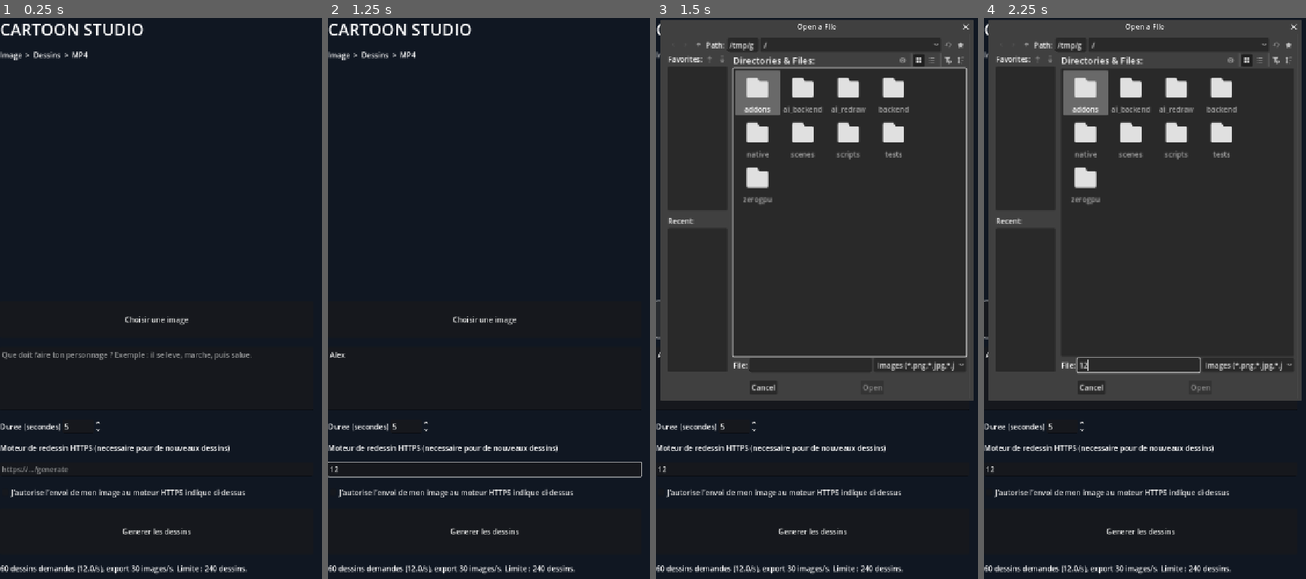
Above: before the commit, frames 1-4 (left to right).
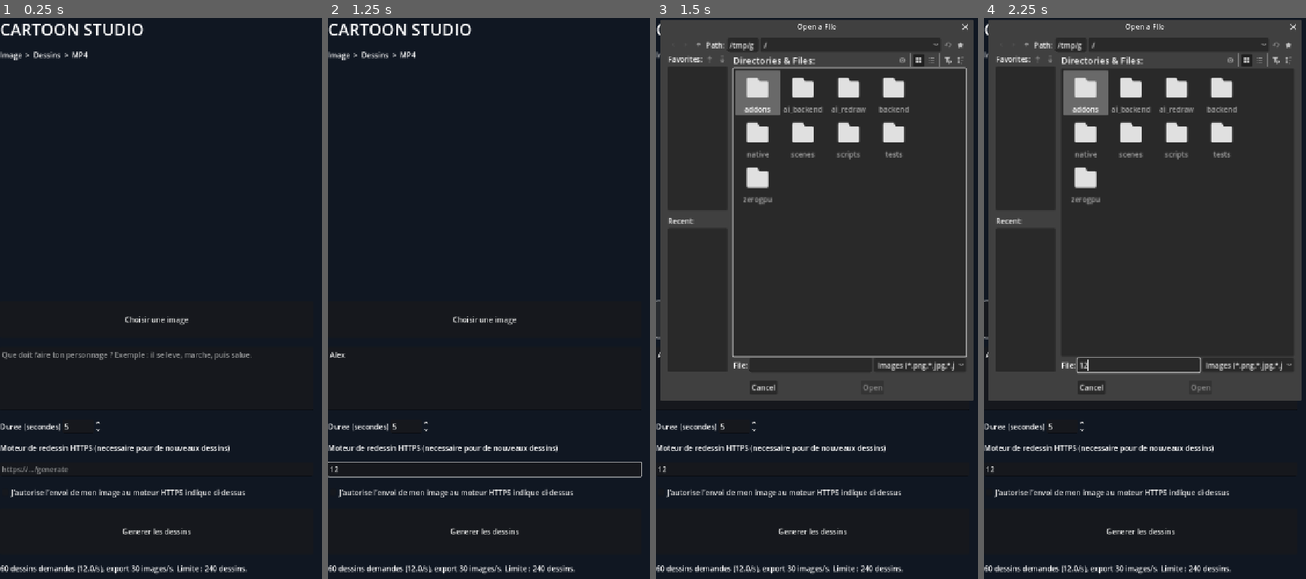
Above: after the commit, the same moments.

Repository: ericjamesempere-stack/MobileI2V-Xiaomi-
Game: Godot game, scene res://scenes/main.tscn
Same seed, same stepped clock (60 frames per second), same inputs: the game is played once before the commit and once after it.
Inputs (mouse positions are in pixels of both pictures, inside the frame that each line leads up to):
- Up to frame 1 (0.25 s): no input
- Up to frame 2 (1.25 s): click (485, 377) at 0.52 s; type "Alex" at 0.6 s; click (485, 466) at 0.75 s; type "12" at 0.83 s
- Up to frame 3 (1.5 s): click "Choisir une image" at 1.25 s
- Up to frame 4 (2.25 s): click (1138, 365) at 2.02 s; type "12" at 2.1 s

Frames 1-2 are identical in both runs. In frame 3, 0.3% of the frame differs, in the area x 42-98%, y 1-63%; in frame 4, 0.2%.

Commit message:
Verify Android image import and persistence; diagnose content URI failures explicitly

Diff:
--- a/scripts/cartoon_studio.gd
+++ b/scripts/cartoon_studio.gd
@@ -88,6 +88,7 @@
     picker.use_native_dialog = true
     picker.filters = PackedStringArray(["*.png,*.jpg,*.jpeg,*.webp ; Images"])
     picker.file_selected.connect(_image_selected)
+    picker.canceled.connect(func(): status.text = "Selection annulee. Choisis une photo dans Images ou Telechargements.")
     add_child(picker)
     generator = Node.new()
     generator.set_script(load("res://scripts/image_sequence_generator.gd"))
@@ -105,18 +106,42 @@
         picker.popup_centered_ratio(0.95)
 
 func _image_selected(path: String) -> void:
+    # Android's native document picker can return a content:// URI rather
+    # than an ordinary filesystem path. Do not claim a successful import
+    # until a readable PNG has been persisted and loaded back.
+    status.text = "Import de l'image en cours..."
     var img := Image.new()
-    if img.load(path) != OK or img.is_empty():
-        status.text = "Impossible de lire cette image."
-        return
-    source = img
-    source.save_png(project_dir + "/reference.png")
+    var load_error := img.load(path)
+    if load_error != OK or img.is_empty():
+        var data := FileAccess.get_file_as_bytes(path)
+        if not data.is_empty():
+            load_error = img.load_png_from_buffer(data)
+            if load_error != OK:
+                load_error = img.load_jpg_from_buffer(data)
+            if load_error != OK:
+                load_error = img.load_webp_from_buffer(data)
+    if load_error != OK or img.is_empty():
+        if path.begins_with("content://"):
+            status.text = "Android a retourne une URI content:// inaccessible au lecteur Godot. Import non effectue : un pont Android ContentResolver est necessaire."
+        else:
+            status.text = "Image illisible ou inaccessible. Essaie une photo JPG ou PNG dans Telechargements."
+        return
+    var saved_path := project_dir + "/reference.png"
+    var save_error := img.save_png(saved_path)
+    if save_error != OK:
+        status.text = "Erreur d'enregistrement de la photo (code %d)." % save_error
+        return
+    var persisted := Image.new()
+    if persisted.load(saved_path) != OK or persisted.is_empty():
+        status.text = "Verification de sauvegarde echouee. L'ancienne image est conservee."
+        return
+    source = persisted
     preview.texture = ImageTexture.create_from_image(source)
     frames.clear()
     _clear_saved_frames()
     step = 0
     action.text = "Generer les dessins"
-    status.text = "Image enregistree localement. Decris le mouvement."
+    status.text = "Image importee et sauvegardee : %d x %d pixels." % [source.get_width(), source.get_height()]
     _save()
 
 func _duration_changed(value: float) -> void:
